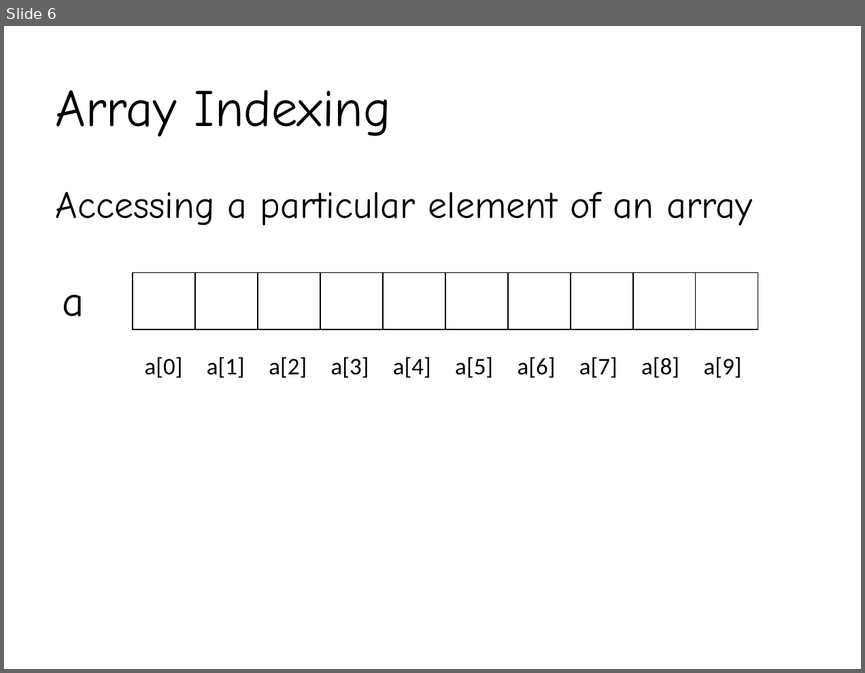
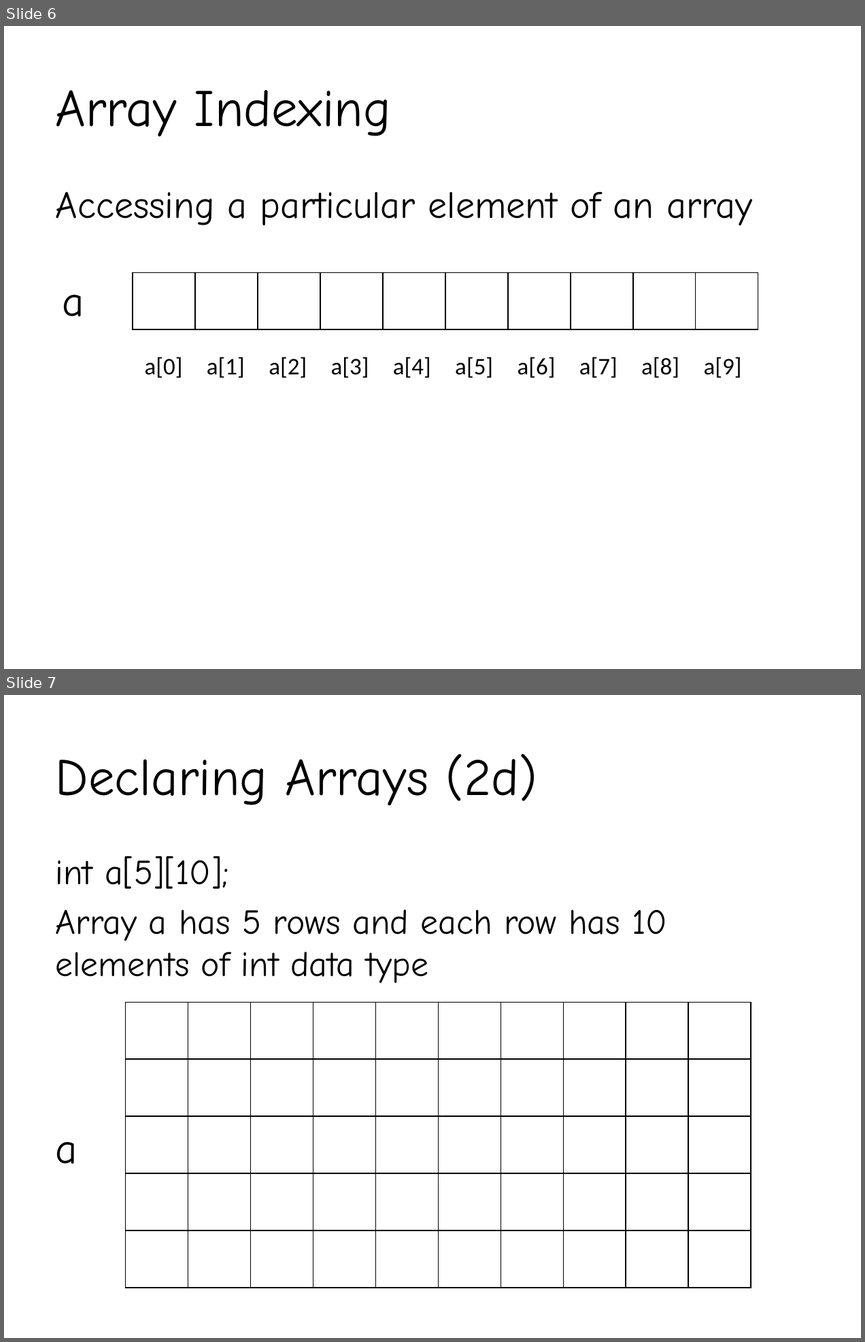
Before and after one commit to YeasirRayhanPrince/yeasirrayhanprince.github.io, a slide deck: cse103/slides/arrays.pptx. Shown one above the other, each under a label of ours: slide 6 before the commit, slides 6 and 7 after it. The pictures are 865x673 and 865x1342 pixels, drawn with LibreOffice and Linux fonts; fonts in the diff are those of the drawing. Boxes give left, top, right and bottom in pixels: in the first picture for what was removed or moved away, otherwise in the second. Text is boxed around its words. In the diff, an @@ line names an element or a change of style, - is before the commit and + after.

Commit message:
added_code_array_contd

```diff
--- a/cse103/slides/arrays.pptx
+++ b/cse103/slides/arrays.pptx
@@ slide 7 added at (4, 695, 861, 1338), background #FFFFFF @@
@@ title added at (56, 753, 537, 806), 44 pt, text #000000 @@
+Declaring Arrays (2d)
@@ text added at (56, 855, 667, 983), 29.6 pt, text #000000 @@
+int a[5][10];
+Array a has 5 rows and each row has 10 elements of int data type
@@ table added at (126, 1002, 751, 1058), 1 rows, 10 columns @@
+ |  |  |  |  |  |  |  |  | 
@@ table added at (126, 1059, 751, 1116), 1 rows, 10 columns @@
+ |  |  |  |  |  |  |  |  | 
@@ table added at (126, 1117, 751, 1173), 1 rows, 10 columns @@
+ |  |  |  |  |  |  |  |  | 
@@ text added at (55, 1142, 77, 1164), 36 pt, text #000000 @@
+a
@@ table added at (126, 1173, 751, 1229), 1 rows, 10 columns @@
+ |  |  |  |  |  |  |  |  | 
@@ table added at (126, 1231, 751, 1287), 1 rows, 10 columns @@
+ |  |  |  |  |  |  |  |  | 
```
Also in this commit, not shown: 1 slide changed, 2 other slides added, 20 other files.
